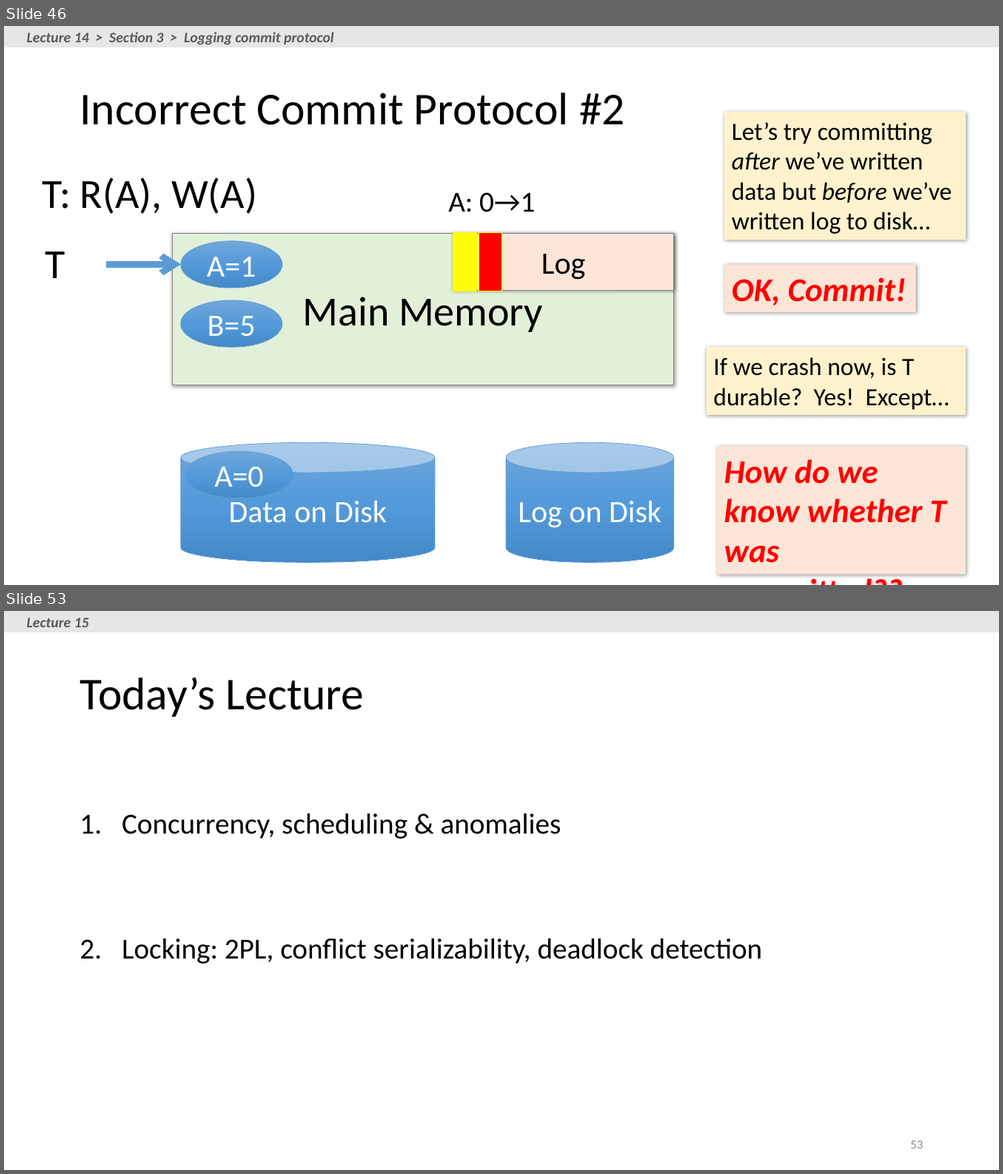
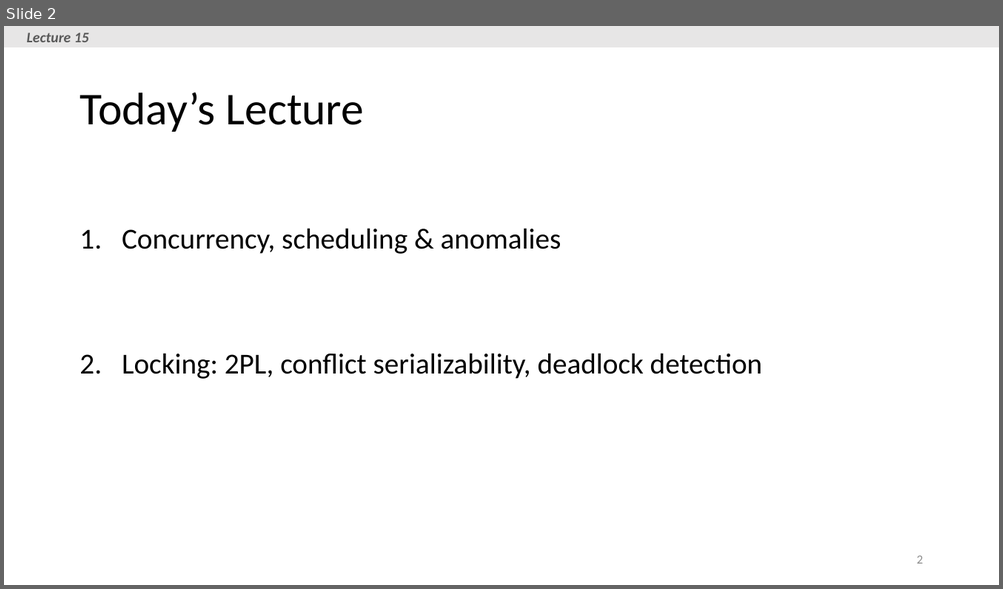
Before and after one commit to yazduni-cs/database-fall2018, a slide deck: lectures/lecture14-15/Lecture_15_TXNs2.pptx. Shown one above the other, each under a label of ours: slides 46 and 53 before the commit, slide 2 after it; the slides between them are not shown. The pictures are 1003x1174 and 1003x589 pixels, drawn with LibreOffice and Linux fonts; fonts in the diff are those of the drawing. Boxes give left, top, right and bottom in pixels: in the first picture for what was removed or moved away, otherwise in the second. Text is boxed around its words. In the diff, an @@ line names an element or a change of style, - is before the commit and + after.

Commit message:
lec15 - updated slides.

```diff
--- a/lectures/lecture14-15/Lecture_15_TXNs2.pptx
+++ b/lectures/lecture14-15/Lecture_15_TXNs2.pptx
@@ slide 46 removed at [4, 26, 999, 585], background #FFFFFF @@
@@ rectangle removed at [4, 26, 999, 47] @@
@@ text removed at [27, 32, 334, 45] @@
-Lecture 14 > Section 3 > Logging commit protocol
@@ title removed at [79, 93, 625, 125] @@
-Incorrect Commit Protocol #2
@@ rectangle removed at [724, 112, 966, 240] @@
-Let’s try committing after we’ve written data but before we’ve written log to disk…
@@ text removed at [42, 178, 257, 214] @@
-T: R(A), W(A)
@@ text removed at [448, 192, 535, 212] @@
-A: 0→1
@@ rectangle removed at [172, 233, 674, 385] @@
-Main Memory
@@ ellipse removed at [181, 241, 282, 288] @@
-A=1
@@ rectangle removed at [453, 233, 674, 290] @@
-Log
@@ rectangle removed at [453, 233, 476, 292] @@
@@ rectangle removed at [478, 233, 502, 292] @@
@@ text removed at [45, 252, 65, 278] @@
-T
@@ arrow removed from (106, 265) to (181, 265) @@
@@ rectangle removed at [724, 265, 916, 312] @@
-OK, Commit!
@@ ellipse removed at [181, 301, 282, 348] @@
-B=5
@@ rectangle removed at [706, 348, 966, 415] @@
-If we crash now, is T durable? Yes! Except…
@@ cylinder removed at [181, 443, 435, 563] @@
-Data on Disk
@@ cylinder removed at [506, 443, 674, 563] @@
-Log on Disk
@@ rectangle removed at [717, 447, 966, 575] @@
-How do we know whether T was committed??
@@ ellipse removed at [185, 452, 293, 499] @@
-A=0
@@ what was slide 53 is now slide 2 @@
@@ page number at [916, 556, 922, 564]: text changed @@
-53
+2
```
Also in this commit, not shown: 1 slide changed, 50 other slides removed.
